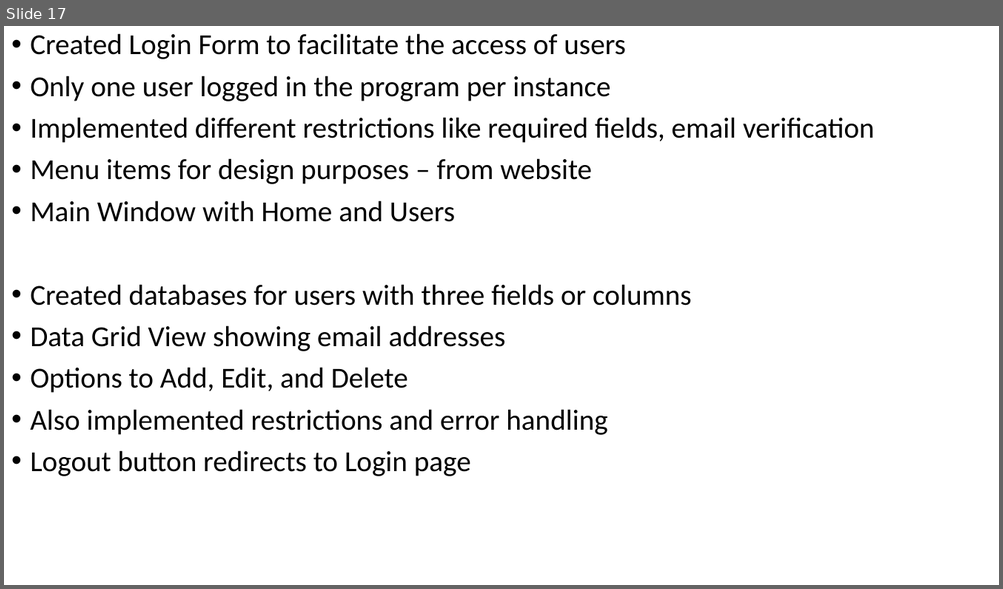
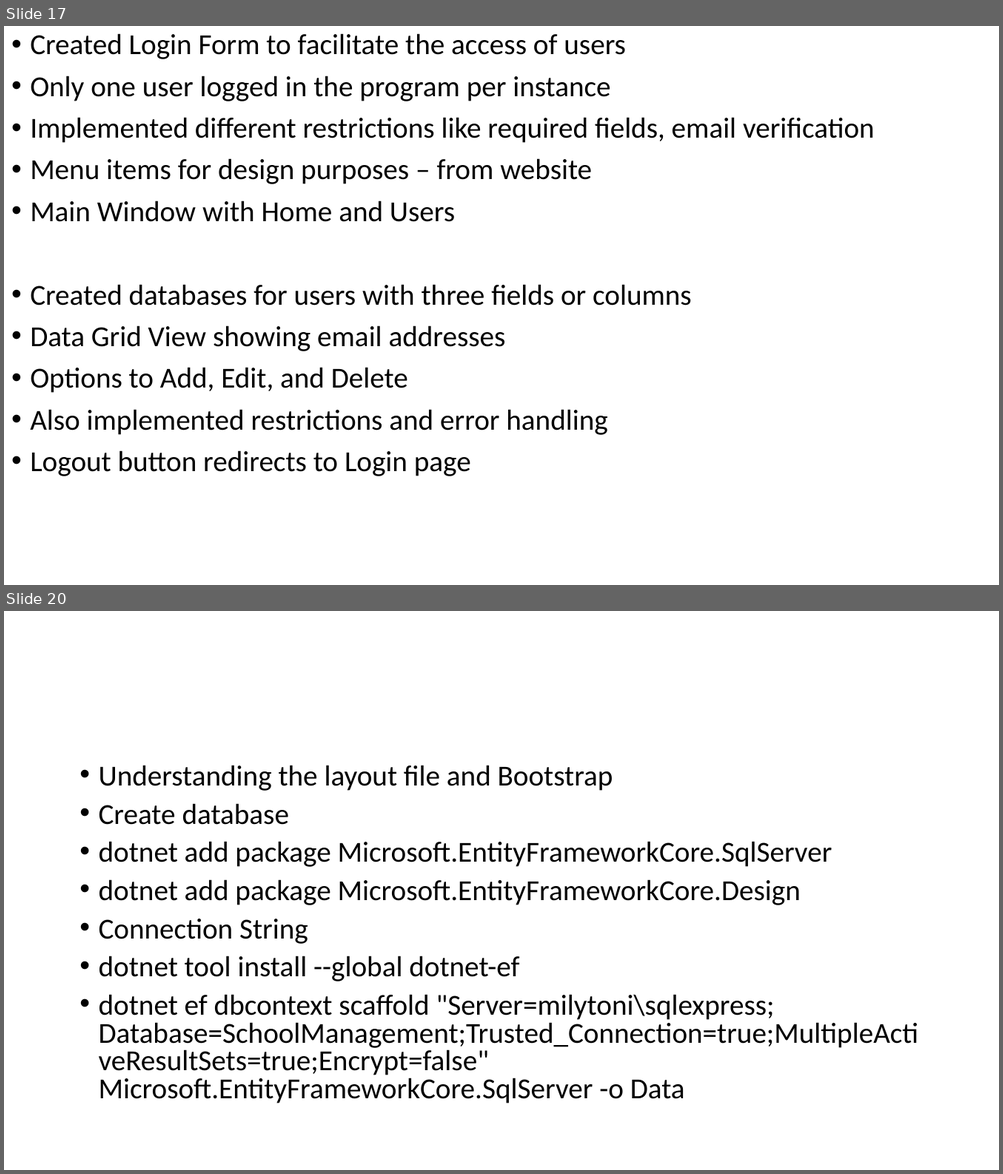
Before and after one commit to benicastro/internship-software-engineer, a slide deck: Serving Intel.pptx. Shown one above the other, each under a label of ours: slide 17 before the commit, slides 17 and 20 after it; the slides between them are not shown. The pictures are 1003x589 and 1003x1174 pixels, drawn with LibreOffice and Linux fonts; fonts in the diff are those of the drawing. Boxes give left, top, right and bottom in pixels: in the first picture for what was removed or moved away, otherwise in the second. Text is boxed around its words. In the diff, an @@ line names an element or a change of style, - is before the commit and + after.

```diff
--- a/Serving Intel.pptx
+++ b/Serving Intel.pptx
@@ slide 20 added at (4, 611, 999, 1170), background #FFFFFF @@
@@ text added at (99, 765, 919, 1104), 28 pt, text #000000 @@
+• Understanding the layout file and Bootstrap
+• Create database
+• dotnet add package Microsoft.EntityFrameworkCore.SqlServer
+• dotnet add package Microsoft.EntityFrameworkCore.Design
+• Connection String
+• dotnet tool install --global dotnet-ef
+• dotnet ef dbcontext scaffold "Server=milytoni\sqlexpress; Database=SchoolManagement;Trusted_Connection=true;MultipleActiveResultSets=true;Encrypt=false" Microsoft.EntityFrameworkCore.SqlServer -o Data
```
Also in this commit, not shown: 2 slides changed, 7 other slides added, 1 slide removed, 19 other files.
